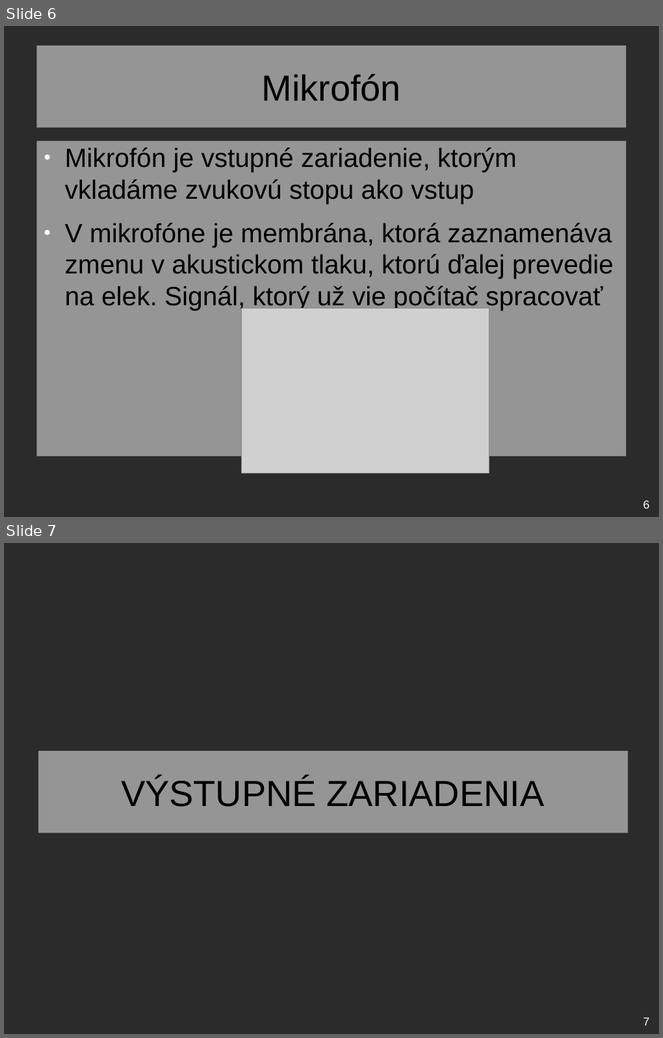
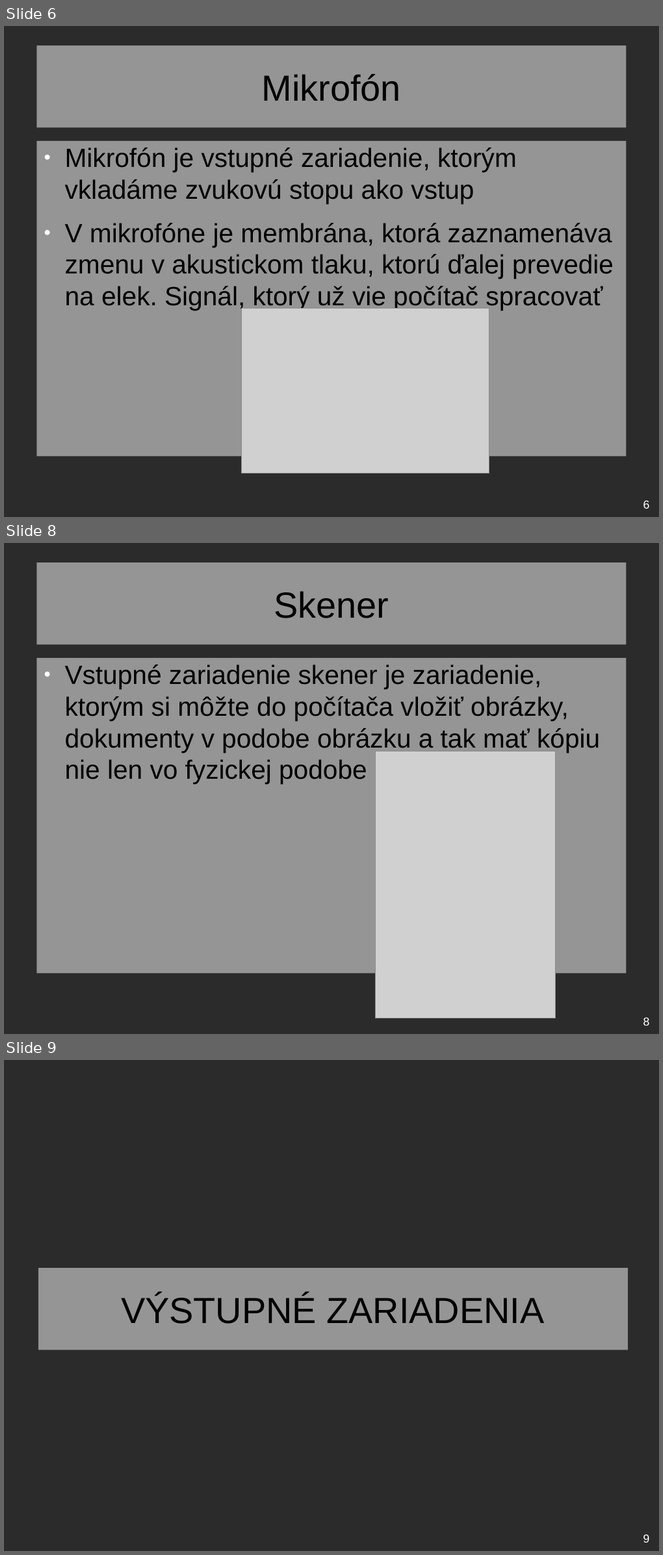
Before and after one commit to ZekoSNB/School, a slide deck: ASW/zariadenia.odp. Shown one above the other, each under a label of ours: slides 6 and 7 before the commit, slides 6, 8 and 9 after it; the slides between them are not shown. The pictures are 663x1038 and 663x1555 pixels, drawn with LibreOffice and Linux fonts; fonts in the diff are those of the drawing; grey boxes stand for pictures; background and template pictures are left out; a plain dark background stands for a picture behind light text. Boxes give left, top, right and bottom in pixels: in the first picture for what was removed or moved away, otherwise in the second. Text is boxed around its words. In the diff, an @@ line names an element or a change of style, - is before the commit and + after.

```diff
--- a/ASW/zariadenia.odp
+++ b/ASW/zariadenia.odp
@@ slide 8 added at [4,543,659,1034], background picture (left out) @@
@@ title added at [36,563,627,644], fill #FFFFFF at 50% opacity, 44 pt, text #000000 @@
+Skener
@@ text added at [36,658,627,973], fill #FFFFFF at 50% opacity, 32 pt, text #000000 @@
+● Vstupné zariadenie skener je zariadenie, ktorým si môžte do počítača vložiť obrázky, dokumenty v podobe obrázku a tak mať kópiu nie len vo fyzickej podobe
@@ picture added at [376,751,556,1019] @@
@@ page number added at [644,1017,650,1026], 14 pt, text #FFFFFF @@
+8
@@ what was slide 7 is now slide 9 @@
@@ page number at [644,1534,650,1543]: text changed @@
-7
+9
```
Also in this commit, not shown: 1 slide changed, 5 other slides added, 1 slide removed, 1 other file.
